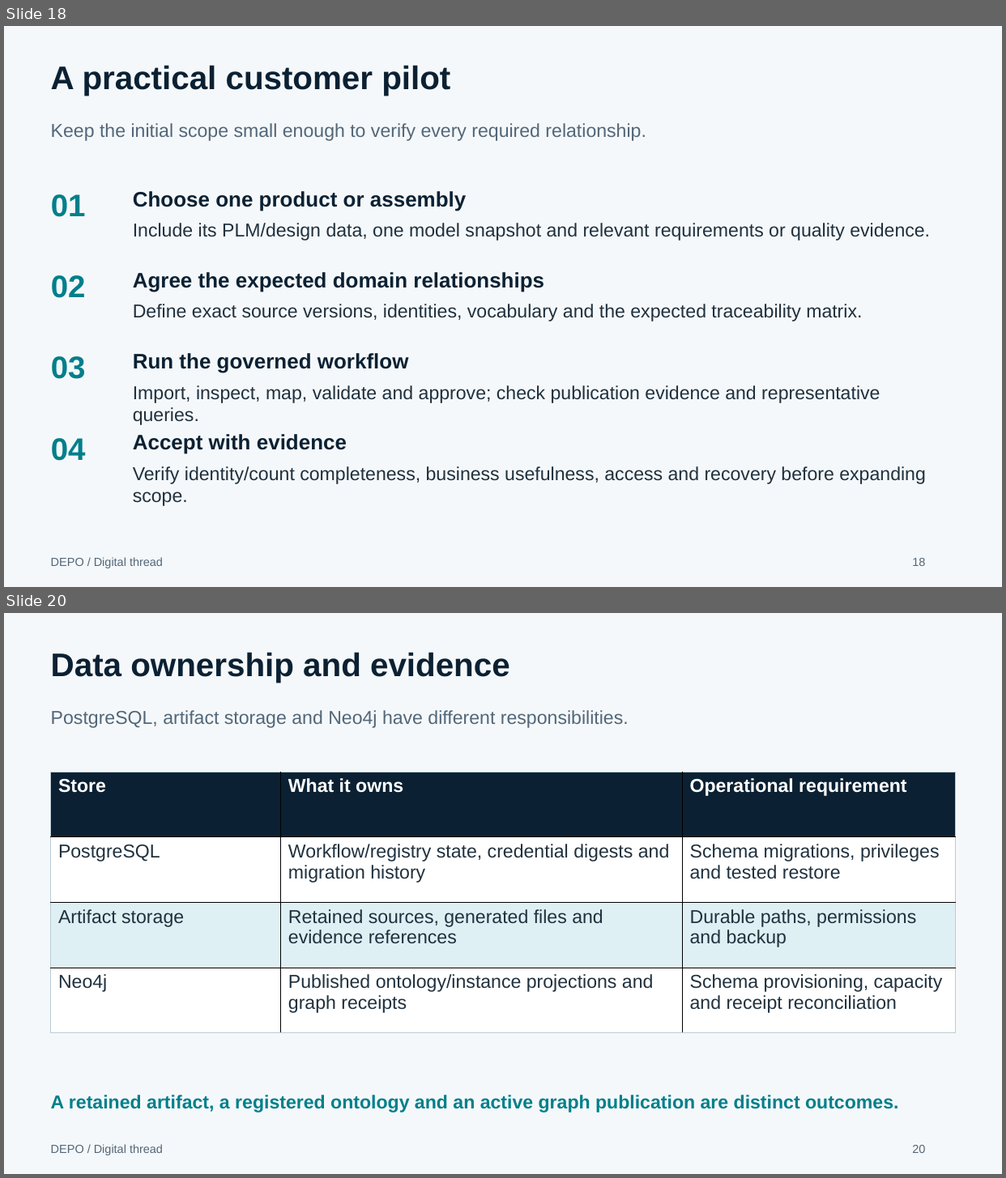
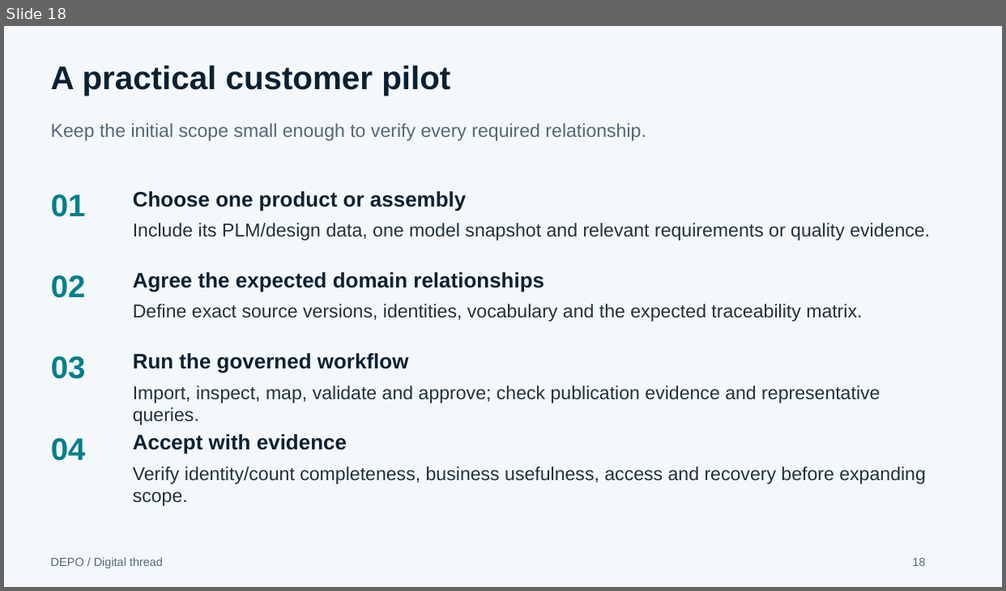
Before and after one commit to dparitosh/PMem, a slide deck: deliverables/DEPO_Functional_Architecture_and_Deployment.pptx. Shown one above the other, each under a label of ours: slides 18 and 20 before the commit, slide 18 after it; the slides between them are not shown. The pictures are 1006x1178 and 1006x591 pixels, drawn with LibreOffice and Linux fonts; fonts in the diff are those of the drawing. Boxes give left, top, right and bottom in pixels: in the first picture for what was removed or moved away, otherwise in the second. Text is boxed around its words. In the diff, an @@ line names an element or a change of style, - is before the commit and + after.

```diff
--- a/deliverables/DEPO_Functional_Architecture_and_Deployment.pptx
+++ b/deliverables/DEPO_Functional_Architecture_and_Deployment.pptx
@@ slide 20 removed at (x1=4, y1=613, x2=1002, y2=1174), background #F5F8FA @@
@@ text removed at (x1=51, y1=652, x2=510, y2=683) @@
-Data ownership and evidence
@@ text removed at (x1=51, y1=710, x2=629, y2=728) @@
-PostgreSQL, artifact storage and Neo4j have different responsibilities.
@@ table removed at (x1=50, y1=772, x2=955, y2=1033), 4 rows, 3 columns @@
-Store | What it owns | Operational requirement
-PostgreSQL | Workflow/registry state, credential digests and migration history | Schema migrations, privileges and tested restore
-Artifact storage | Retained sources, generated files and evidence references | Durable paths, permissions and backup
-Neo4j | Published ontology/instance projections and graph receipts | Schema provisioning, capacity and receipt reconciliation
@@ text removed at (x1=51, y1=1095, x2=898, y2=1113) @@
-A retained artifact, a registered ontology and an active graph publication are distinct outcomes.
@@ text removed at (x1=51, y1=1144, x2=163, y2=1156) @@
-DEPO / Digital thread
@@ text removed at (x1=912, y1=1145, x2=925, y2=1153) @@
-20
```
Also in this commit, not shown: 5 other slides removed, 2 other files.
